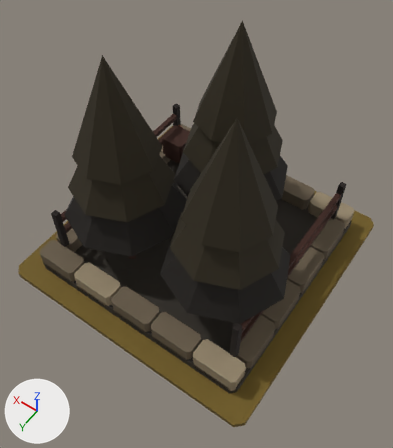
Two versions of the glTF model art/whisper-grove_t6/whisper-grove_t6.glb, one commit apart.
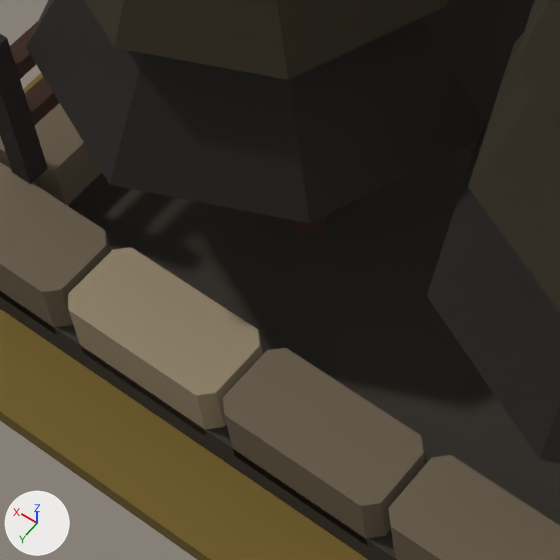
Each version appears first whole from a 50 mm camera at (-1.64, 2.38, 4.05) aimed at (-0.15, 0.29, 0.77), and next in a close-up on the part from 15% to 49% of the width and 45% to 75% of the height. Lighting does not change. The marker at lower left points along +X, +Y and +Z. The last two pictures show the newer version.

Objects in the first close-up: 'MMR | whisper-grove | T06 Architecture.001', 'MMR | whisper-grove | Tier 06 Ground.001'.
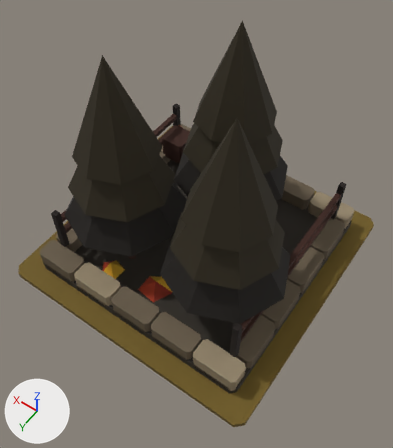
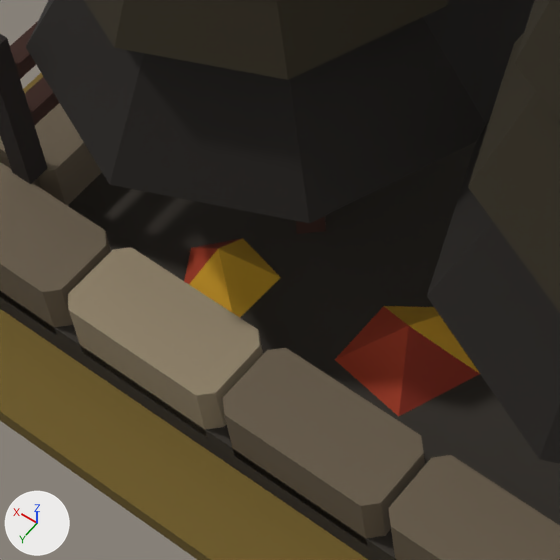
The edits, one by one:
Mesh me_mmr___whisper_grove___t06_autumn_dressing_001 is new.
It has 24 vertices, 20 faces and spans x -0.501..0.545, y -0.546..0.795, z 0.085..0.185.
It uses material mat_mmr___shared_palette_atlas (picture img_mmr_shared_color_palette_64).
Object 'MMR | whisper-grove | T06 Autumn Dressing.001' (ob_mmr___whisper_grove___t06_autumn_dressing_001) is new; it shows me_mmr___whisper_grove___t06_autumn_dressing_001.
Its location is (0.0, 0.0, 0.05).

What differs and where, as boxes (x1, y1, x2, y2) in the close-ups (560 x 560 px):
'MMR | whisper-grove | T06 Autumn Dressing.001', added
    after: (184, 238, 480, 416)
